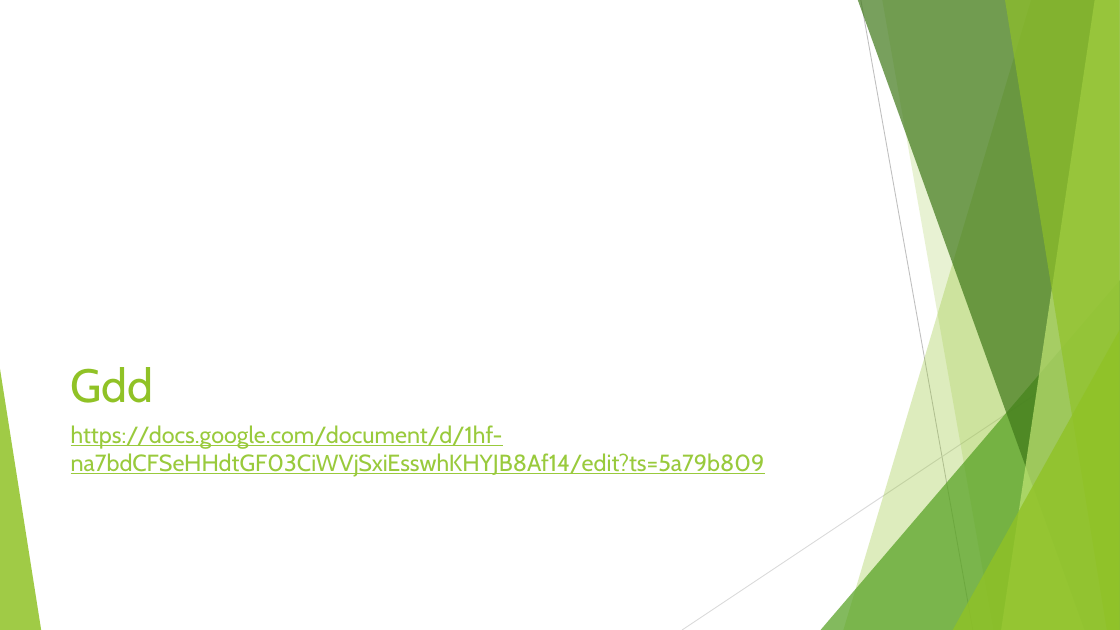
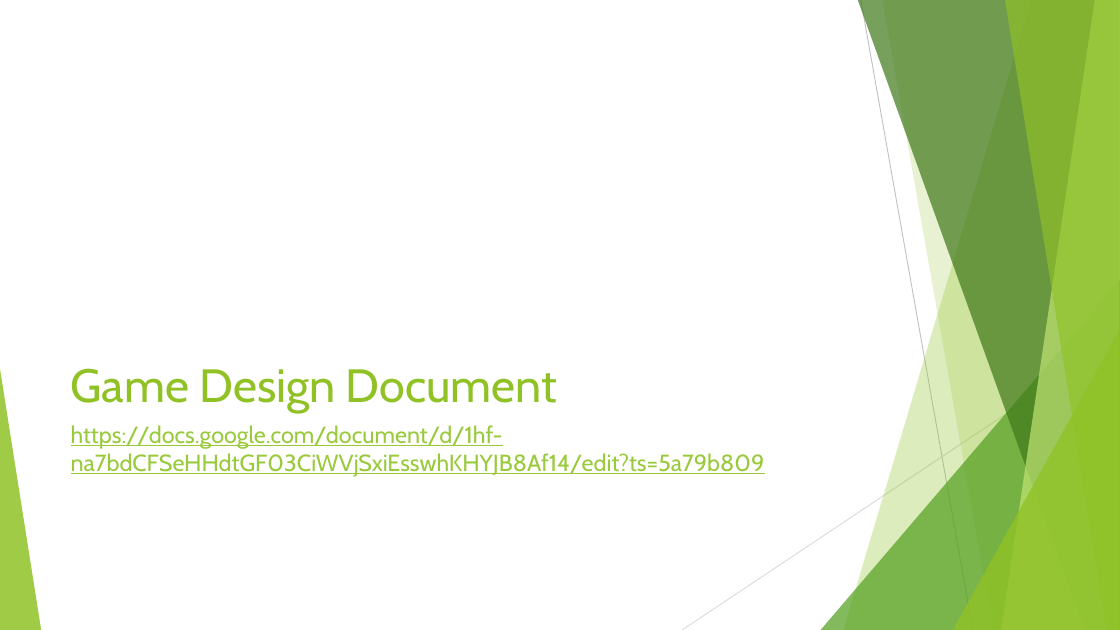
Before and after one commit to PeterBosDeltion/IndianaBonesRepo, a slide deck: slide 3 of IndianaBones.pptx. Drawn at 1120x630 pixels with LibreOffice and Linux fonts; fonts in the diff are those of the drawing. Boxes give left, top, right and bottom in pixels: in the first picture for what was removed or moved away, otherwise in the second. Text is boxed around its words. In the diff, an @@ line names an element or a change of style, - is before the commit and + after.

```diff
--- a/IndianaBones.pptx
+++ b/IndianaBones.pptx
@@ title at [71,368,557,413]: text changed @@
-Gdd
+Game Design Document
```
Also in this commit, not shown: 4 other slides changed, 1 slide added, 1 slide removed.
